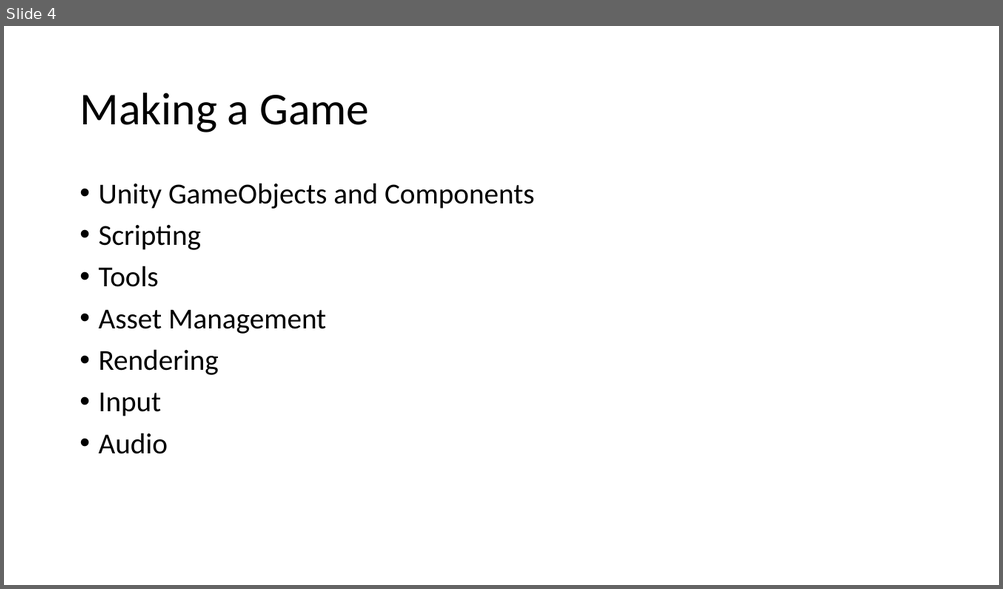
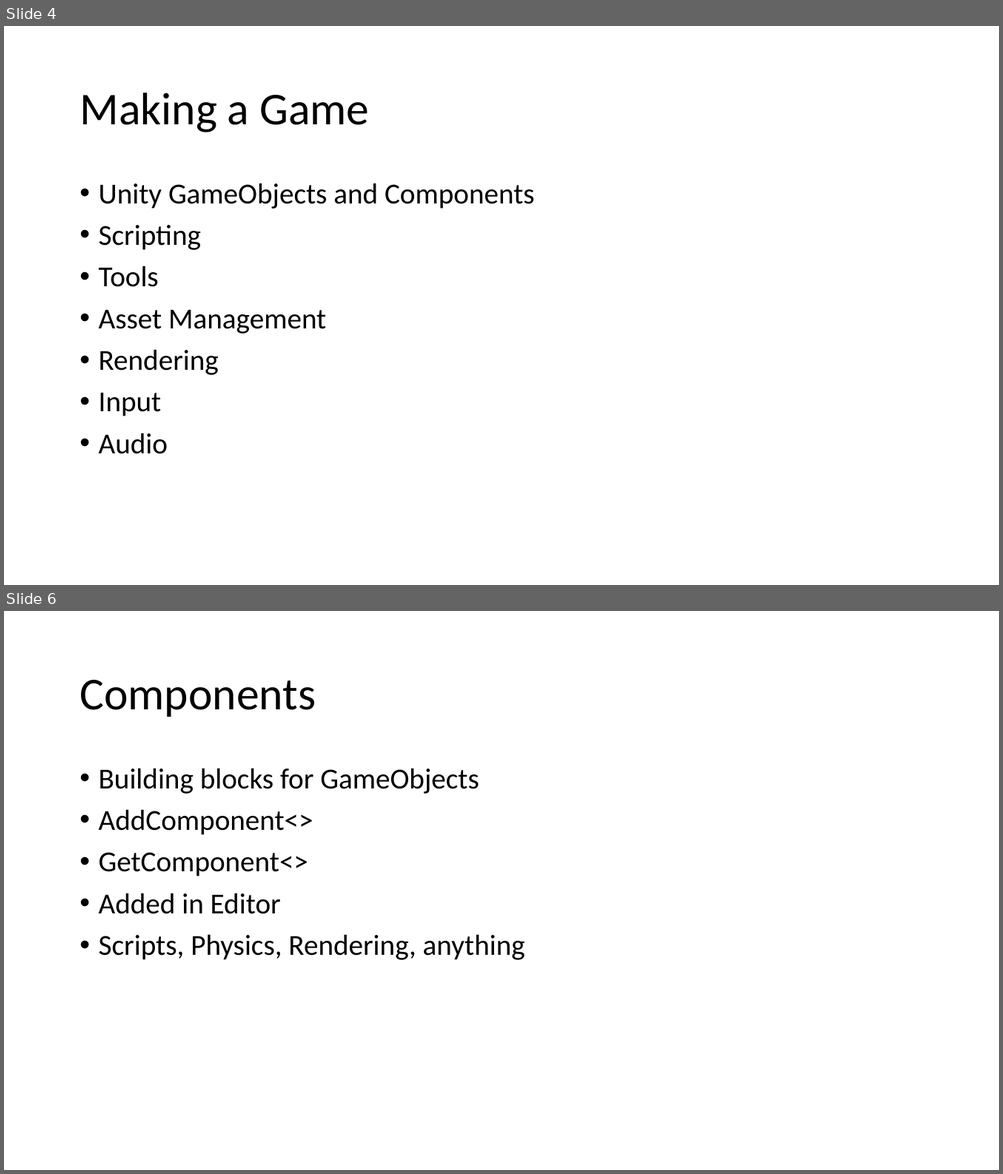
Before and after one commit to quandtm/UnitySTWorkshop, a slide deck: ST_Unity_101_Part1.pptx. Shown one above the other, each under a label of ours: slide 4 before the commit, slides 4 and 6 after it; the slides between them are not shown. The pictures are 1003x589 and 1003x1174 pixels, drawn with LibreOffice and Linux fonts; fonts in the diff are those of the drawing. Boxes give left, top, right and bottom in pixels: in the first picture for what was removed or moved away, otherwise in the second. Text is boxed around its words. In the diff, an @@ line names an element or a change of style, - is before the commit and + after.

Commit message:
Components, Prefabs and Scripts

```diff
--- a/ST_Unity_101_Part1.pptx
+++ b/ST_Unity_101_Part1.pptx
@@ slide 6 added at bbox=[4, 611, 999, 1170], background #FFFFFF @@
@@ title added at bbox=[79, 680, 316, 717], 44 pt, text #000000 @@
+Components
@@ text added at bbox=[99, 768, 525, 960], 28 pt, text #000000 @@
+• Building blocks for GameObjects
+• AddComponent<>
+• GetComponent<>
+• Added in Editor
+• Scripts, Physics, Rendering, anything
```
Also in this commit, not shown: 2 slides changed, 3 other slides added.
